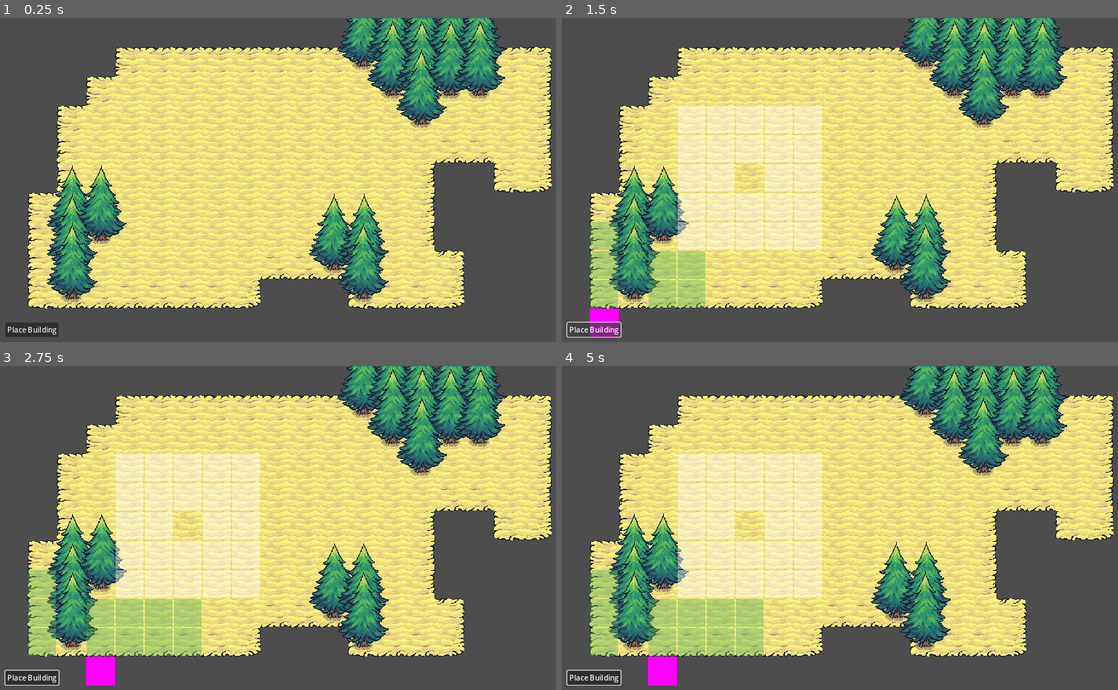
Above: before the commit, frames 1-4 (two rows, left to right).
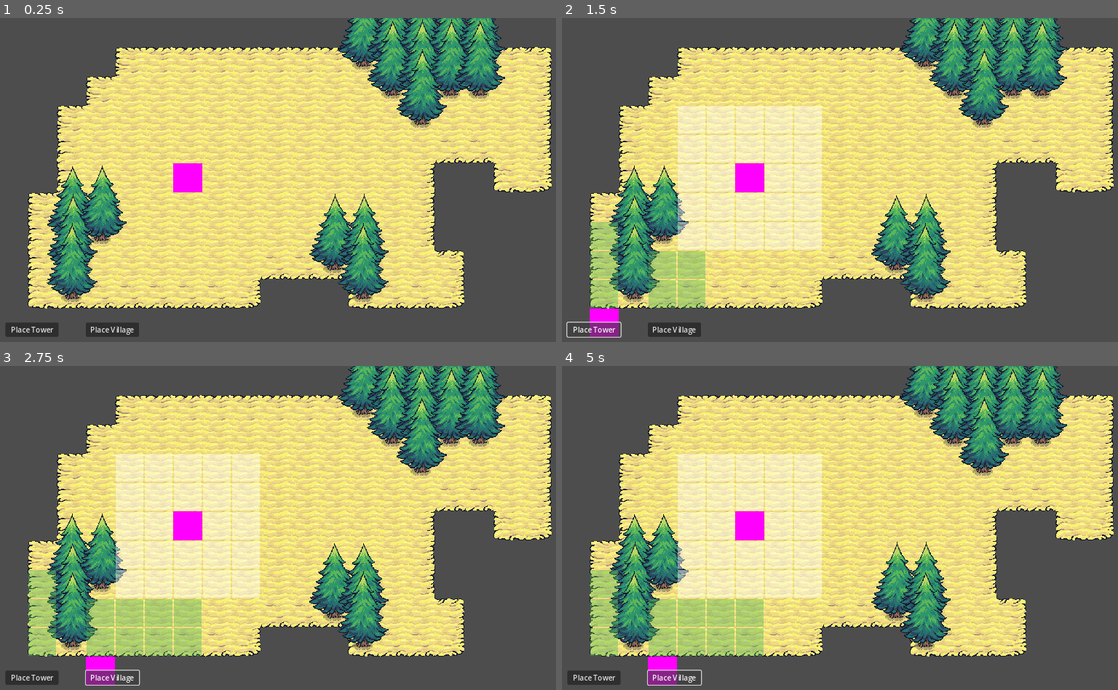
Above: after the commit, the same moments.

Repository: tiannahenrylewis/GodotGridCrashCourse
Game: Godot game, scene res://scenes/main.tscn
Two runs of this game, one before a commit and one after it. Both use one fixed random seed, a clock stepped at 60 frames per second and the inputs below.
Inputs (mouse positions are in pixels of both pictures, inside the frame that each line leads up to):
- Up to frame 1 (0.25 s): no input
- Up to frame 2 (1.5 s): click (595, 329) at 0.5 s, where only the run before the commit has a clickable "Place Building"; click (595, 329) at 1.25 s, where only the run after the commit has a clickable "Place Tower"
- Up to frame 3 (2.75 s): click (111, 677) at 2 s, where only the run after the commit has a clickable "Place Village"
- Up to frame 4 (5 s): click (595, 677) at 2.75 s, where only the run before the commit has a clickable "Place Building"; click (595, 677) at 3.5 s, where only the run after the commit has a clickable "Place Tower"; click (673, 677) at 4.25 s, where only the run after the commit has a clickable "Place Village"

The runs differ from the first frame. In frame 1, 3.8% of the frame differs, in the area x 1-91%, y 0-99%; in frame 2, 3.9%; in frame 3, 3.3%; in frame 4, 4.3%, in the area x 0-91%, y 0-99%.

Commit message:
Adding Village Buildings

Diff:
--- a/godot-grid-crash-course/scenes/building/Base.tscn
+++ b/godot-grid-crash-course/scenes/building/Base.tscn
@@ -6,10 +6,13 @@
 size = Vector2(64, 64)
 
 [node name="Base" type="Node2D"]
+y_sort_enabled = true
 
 [node name="BuildingComponent" parent="." instance=ExtResource("1_ga0yi")]
 buildable_raidus = 2
 
 [node name="Sprite2D" type="Sprite2D" parent="."]
+position = Vector2(32, 32)
 texture = SubResource("PlaceholderTexture2D_vxgjm")
 centered = false
+offset = Vector2(-32, -32)
--- a/godot-grid-crash-course/scenes/building/building.tscn
+++ b/godot-grid-crash-course/scenes/building/tower.tscn
@@ -3,7 +3,7 @@
 [ext_resource type="Texture2D" uid="uid://8atjxny3mtg3" path="res://assets/buildings/tower_purple.png" id="1_1dqyi"]
 [ext_resource type="PackedScene" uid="uid://13sfmpb2g07h" path="res://scenes/component/building_component.tscn" id="1_6ro17"]
 
-[node name="Building" type="Node2D"]
+[node name="Tower" type="Node2D"]
 y_sort_enabled = true
 
 [node name="BuildingComponent" parent="." instance=ExtResource("1_6ro17")]
--- /dev/null
+++ b/godot-grid-crash-course/scenes/building/village.tscn
@@ -0,0 +1,15 @@
+[gd_scene load_steps=3 format=3 uid="uid://6i3u74w8285u"]
+
+[ext_resource type="Texture2D" uid="uid://c5w01yel2j20" path="res://assets/buildings/village_purple.png" id="1_k6s0e"]
+[ext_resource type="PackedScene" uid="uid://13sfmpb2g07h" path="res://scenes/component/building_component.tscn" id="1_pk23e"]
+
+[node name="Village" type="Node2D"]
+y_sort_enabled = true
+
+[node name="BuildingComponent" parent="." instance=ExtResource("1_pk23e")]
+
+[node name="Sprite2D" type="Sprite2D" parent="."]
+position = Vector2(32, 32)
+texture = ExtResource("1_k6s0e")
+centered = false
+offset = Vector2(-64, -140)
--- a/godot-grid-crash-course/scenes/main.gd
+++ b/godot-grid-crash-course/scenes/main.gd
@@ -1,18 +1,22 @@
 extends Node
 
-@export var building_scene: PackedScene
+@export var tower_scene: PackedScene
+@export var village_scene: PackedScene
 
 @onready var gridManager: Node = $GridManager
 @onready var cursor: Sprite2D = $Cursor
-@onready var place_building_button: Button = $PlaceBuildingButton
+@onready var place_tower_button: Button = $PlaceTowerButton
+@onready var place_village_button: Button = $PlaceVillageButton
 @onready var y_sort_root: Node2D = $YSortRoot
 
 var hovered_grid_cell: Vector2i = Vector2i(-1, -1)
 var null_cell_value = Vector2(-10,-10)
+var to_place_building: PackedScene = null
 
 
 func _ready() -> void:
-	place_building_button.pressed.connect(on_button_pressed)
+	place_tower_button.pressed.connect(on_place_tower_button_pressed)
+	place_village_button.pressed.connect(on_place_village_button_pressed)
 	cursor.visible = false
 
 
@@ -40,7 +44,7 @@
 	if !hasValue(hovered_grid_cell):
 		return
 
-	var building = building_scene.instantiate() as Node2D
+	var building = to_place_building.instantiate() as Node2D
 	y_sort_root.add_child(building)
 
 	building.global_position = hovered_grid_cell * 64
@@ -50,7 +54,14 @@
 	gridManager.clear_highlighted_tiles()
 
 
-func on_button_pressed():
+func on_place_tower_button_pressed():
+	to_place_building = tower_scene
+	cursor.visible = true
+	gridManager.highlight_buildable_tiles()
+
+
+func on_place_village_button_pressed():
+	to_place_building = village_scene
 	cursor.visible = true
 	gridManager.highlight_buildable_tiles()
 
--- a/godot-grid-crash-course/scenes/main.tscn
+++ b/godot-grid-crash-course/scenes/main.tscn
@@ -1,7 +1,8 @@
-[gd_scene load_steps=8 format=4 uid="uid://ct8rqa1fvhq2v"]
+[gd_scene load_steps=9 format=4 uid="uid://ct8rqa1fvhq2v"]
 
 [ext_resource type="Script" path="res://scenes/main.gd" id="1_i771e"]
-[ext_resource type="PackedScene" uid="uid://da3rlrm6nvkcl" path="res://scenes/building/building.tscn" id="2_n61k6"]
+[ext_resource type="PackedScene" uid="uid://da3rlrm6nvkcl" path="res://scenes/building/tower.tscn" id="2_n61k6"]
+[ext_resource type="PackedScene" uid="uid://6i3u74w8285u" path="res://scenes/building/village.tscn" id="3_1hm7a"]
 [ext_resource type="TileSet" uid="uid://b3e2j75vsc6o2" path="res://resources/tiles.tres" id="3_76jer"]
 [ext_resource type="TileSet" uid="uid://c3mn0unu36jgd" path="res://resources/hightlight_tileset.tres" id="3_juhvk"]
 [ext_resource type="PackedScene" uid="uid://bk633lu02vb05" path="res://scenes/manager/GridManager.tscn" id="3_rokrd"]
@@ -12,7 +13,8 @@
 
 [node name="Main" type="Node"]
 script = ExtResource("1_i771e")
-building_scene = ExtResource("2_n61k6")
+tower_scene = ExtResource("2_n61k6")
+village_scene = ExtResource("3_1hm7a")
 
 [node name="YSortRoot" type="Node2D" parent="."]
 y_sort_enabled = true
@@ -42,9 +44,16 @@
 texture = SubResource("PlaceholderTexture2D_chq5w")
 centered = false
 
-[node name="PlaceBuildingButton" type="Button" parent="."]
+[node name="PlaceTowerButton" type="Button" parent="."]
 offset_left = 15.0
 offset_top = 671.0
 offset_right = 132.0
 offset_bottom = 702.0
-text = "Place Building"
+text = "Place Tower"
+
+[node name="PlaceVillageButton" type="Button" parent="."]
+offset_left = 192.0
+offset_top = 671.0
+offset_right = 309.0
+offset_bottom = 702.0
+text = "Place Village"
Binary file added: godot-grid-crash-course/assets/buildings/village_purple.png
Not shown, added: godot-grid-crash-course/assets/buildings/village_purple.png.import
Not shown, changed: .DS_Store
Not shown, changed: godot-grid-crash-course/.DS_Store
Not shown, changed: godot-grid-crash-course/asset-downloads/Tiny Swords /.DS_Store
Not shown, changed: godot-grid-crash-course/asset-downloads/Tiny Swords /Factions/.DS_Store
Not shown, changed: godot-grid-crash-course/asset-downloads/Tiny Swords /Factions/Knights/.DS_Store
Not shown, changed: godot-grid-crash-course/asset-downloads/Tiny Swords /Factions/Knights/Buildings/.DS_Store
Not shown, changed: godot-grid-crash-course/assets/.DS_Store
